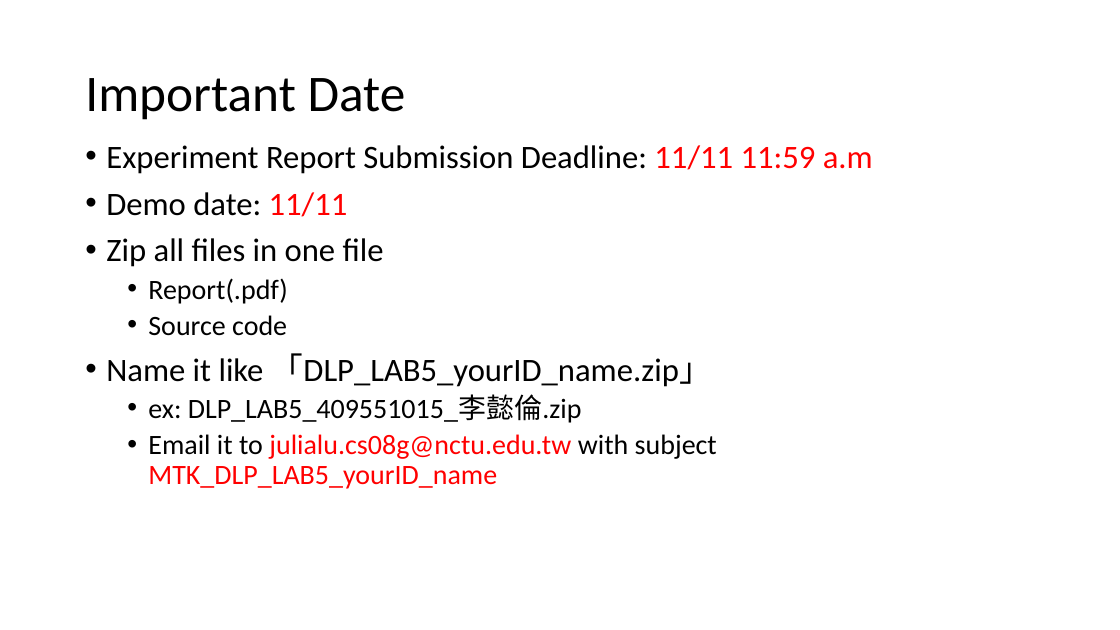
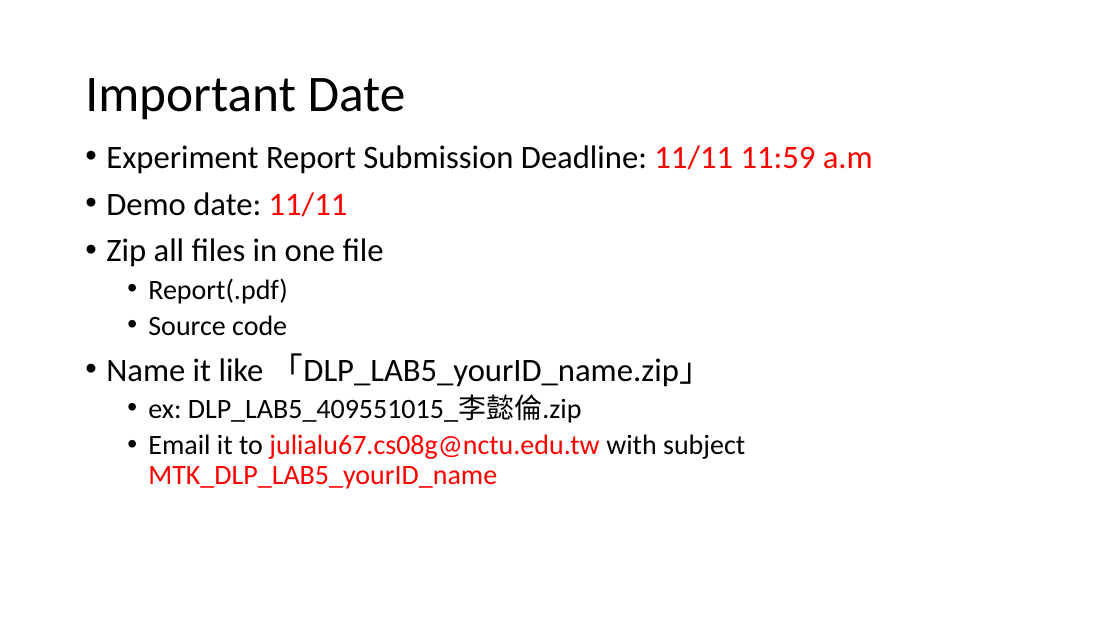
Before and after one commit to sylcjl/Lab5-InfoGAN, a slide deck: slide 2 of mtk_Lab5.pptx. Drawn at 1120x630 pixels with LibreOffice and Linux fonts; fonts in the diff are those of the drawing. Boxes give left, top, right and bottom in pixels: in the first picture for what was removed or moved away, otherwise in the second. Text is boxed around its words. In the diff, an @@ line names an element or a change of style, - is before the commit and + after.

```diff
--- a/mtk_Lab5.pptx
+++ b/mtk_Lab5.pptx
@@ text at <box>148,434,745,489</box>: text changed @@
-  • Email it to julialu.cs08g@nctu.edu.tw with subject MTK_DLP_LAB5_yourID_name
+  • Email it to julialu67.cs08g@nctu.edu.tw with subject MTK_DLP_LAB5_yourID_name
```
Also in this commit, not shown: 1 other file.
